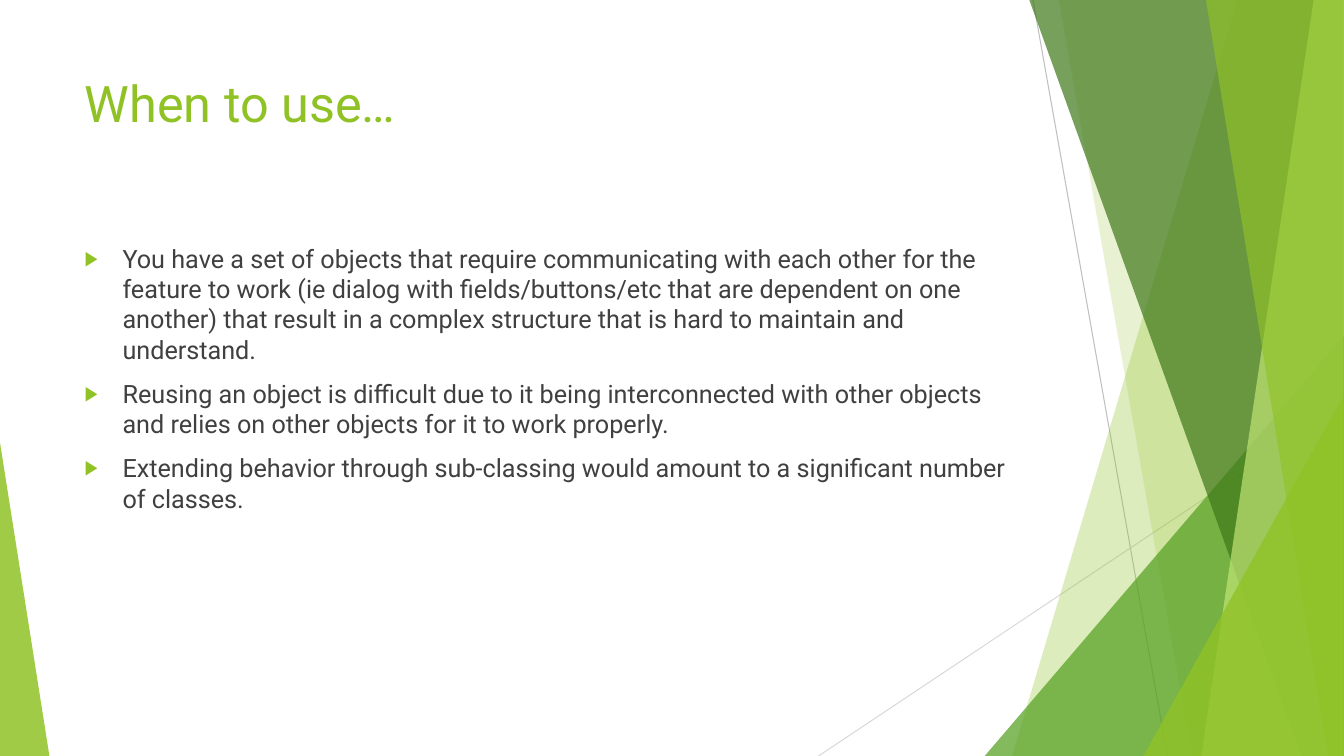
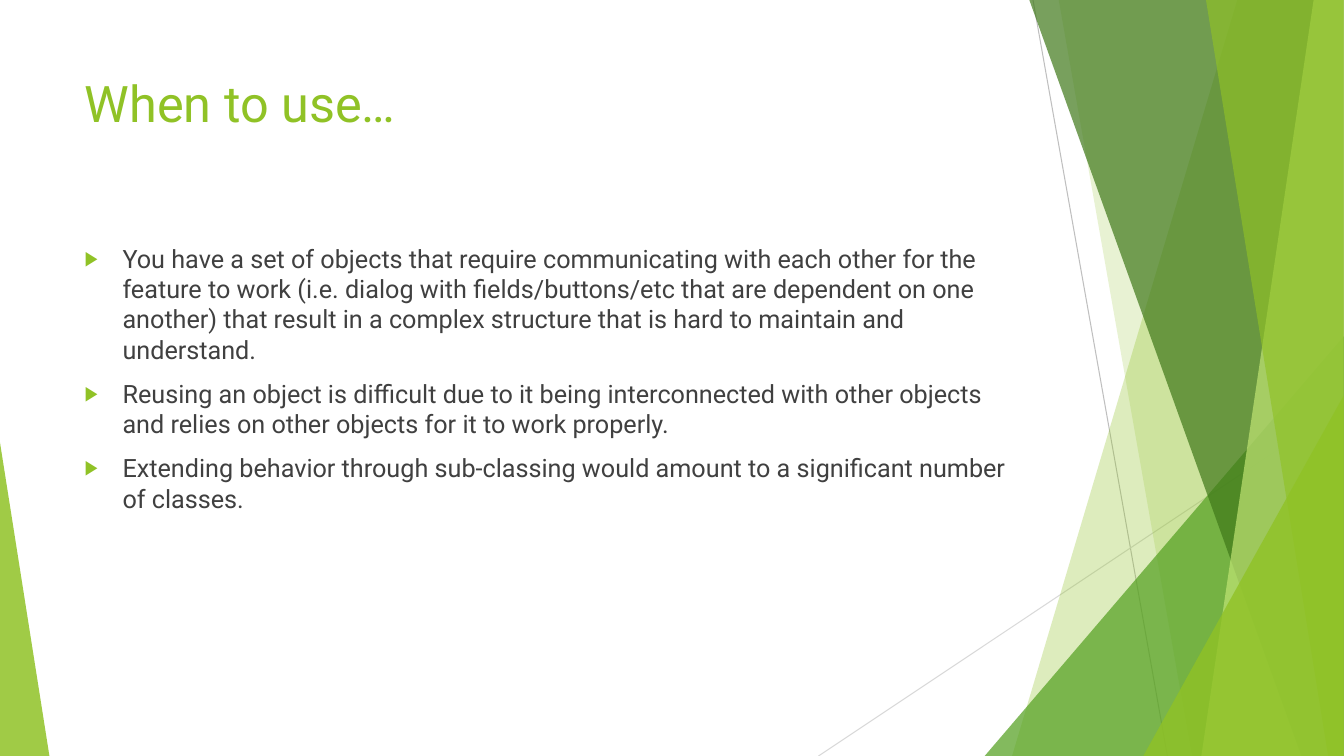
Before and after one commit to cmelende/Design-Patterns, a slide deck: slide 4 of Notes/Powerpoints/Mediator.pptx. Drawn at 1344x756 pixels with LibreOffice and Linux fonts; fonts in the diff are those of the drawing. Boxes give left, top, right and bottom in pixels: in the first picture for what was removed or moved away, otherwise in the second. Text is boxed around its words. In the diff, an @@ line names an element or a change of style, - is before the commit and + after.

```diff
--- a/Notes/Powerpoints/Mediator.pptx
+++ b/Notes/Powerpoints/Mediator.pptx
@@ text at [123, 249, 975, 360]: text changed @@
-▶ You have a set of objects that require communicating with each other for the feature to work (ie dialog with fields/buttons/etc that are dependent on one another) that result in a complex structure that is hard to maintain and understand.
+▶ You have a set of objects that require communicating with each other for the feature to work (i.e. dialog with fields/buttons/etc that are dependent on one another) that result in a complex structure that is hard to maintain and understand.
```
Also in this commit, not shown: 3 other slides changed, 9 other files.
